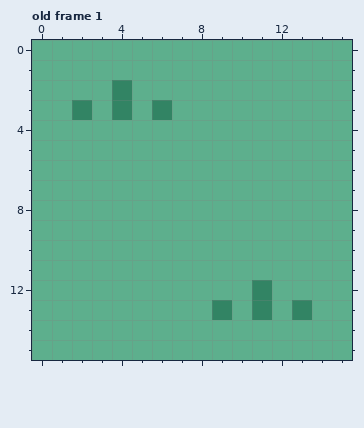
A pixel-art file gets an edit: Assets/_project/Sprites/My Own/Aseprite/Terrain/grass.aseprite. This is how it looked before the edit.
16x16 pixels, 1 frame. Shown: old frame 1. The commit also changed other frames, which this record leaves out.
New version:
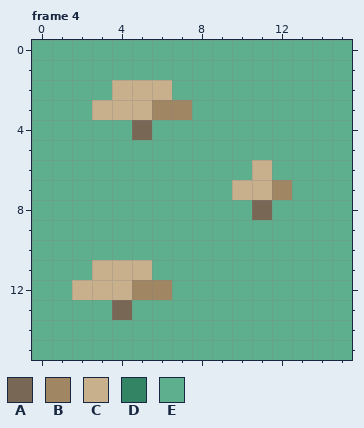
Palette (. is transparent): A #796755  B #a08662  C #c7b08b  D #328464  E #5daf8d
A new or re-ordered frame is compared with the old frame closest to it.
From old to new:
frames 1 -> 5
Frame 4 is new; against old frame 1:
y 2: x 4..6 DEE -> CCC
y 3: x 2..7 DEDEDE -> ECCCBB
y 4: x 5 E -> A
y 6: x 11 E -> C
y 7: x 10..12 EEE -> CCB
y 8: x 11 E -> A
y 11: x 3..5 EEE -> CCC
y 12: x 2..6 EEEEE -> CCCBB; x 11 D -> E
y 13: x 4 E -> A; x 9 D -> E; x 11 D -> E; x 13 D -> E
Pixel boxes of the changes (left, top, right, bottom) in both pictures:
changed: (72, 80, 292, 220)
changed: (72, 260, 312, 320)
